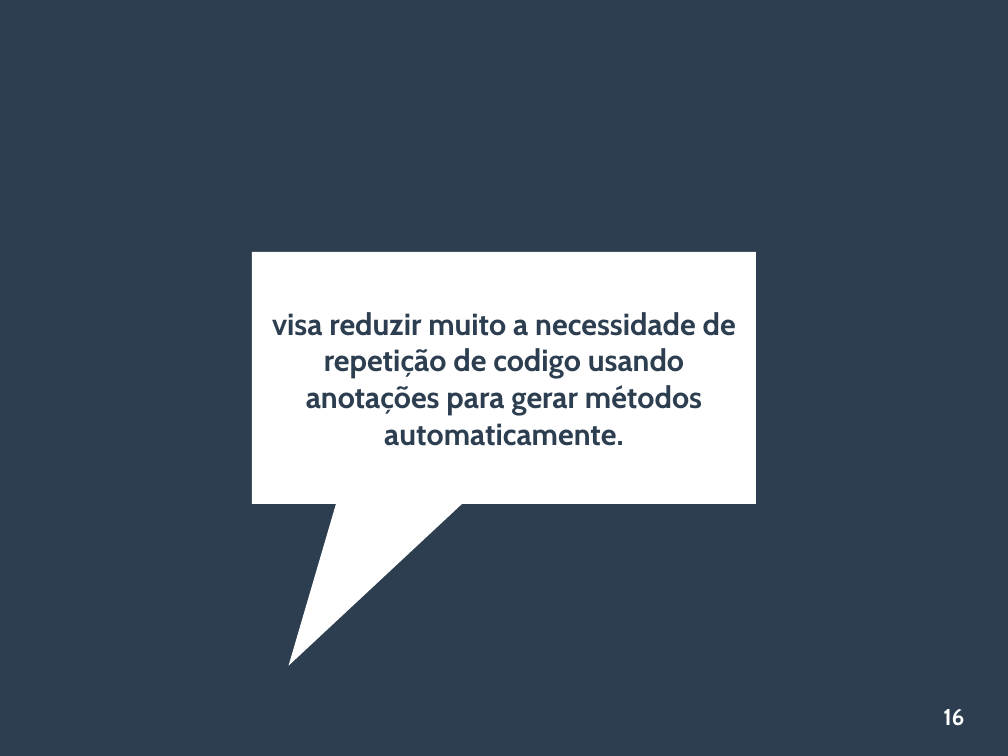
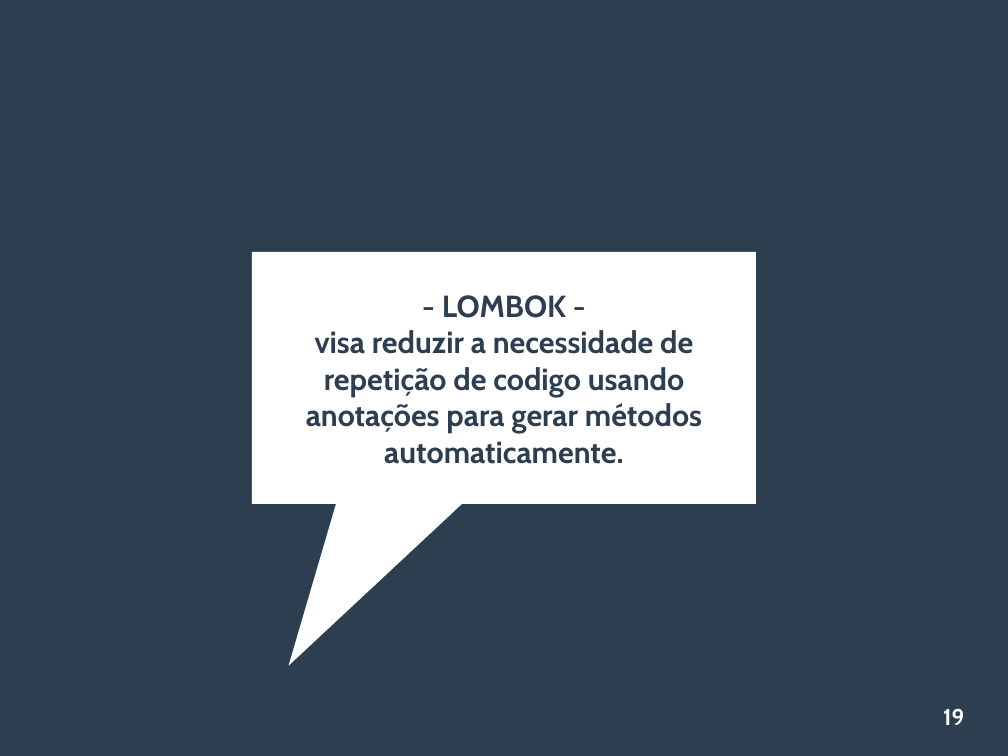
Before and after one commit to viniciusFortti/test, a slide deck: slide 19 of Apresentação/QuartaApresentacaoSpring.odp (slide 16 before the commit). Drawn at 1008x756 pixels with LibreOffice and Linux fonts; fonts in the diff are those of the drawing. Boxes give left, top, right and bottom in pixels: in the first picture for what was removed or moved away, otherwise in the second. Text is boxed around its words. In the diff, an @@ line names an element or a change of style, - is before the commit and + after.

```diff
--- a/Apresentação/QuartaApresentacaoSpring.odp
+++ b/Apresentação/QuartaApresentacaoSpring.odp
@@ title at (306,295,702,464): text changed @@
-visa reduzir muito a necessidade de repetição de codigo usando anotações para gerar métodos automaticamente.
+- LOMBOK -
+visa reduzir a necessidade de repetição de codigo usando anotações para gerar métodos automaticamente.
@@ page number at (943,708,964,725): text changed @@
-16
+19
```
Also in this commit, not shown: 4 other slides changed, 10 slides added, 5 slides removed, 4 other files.
